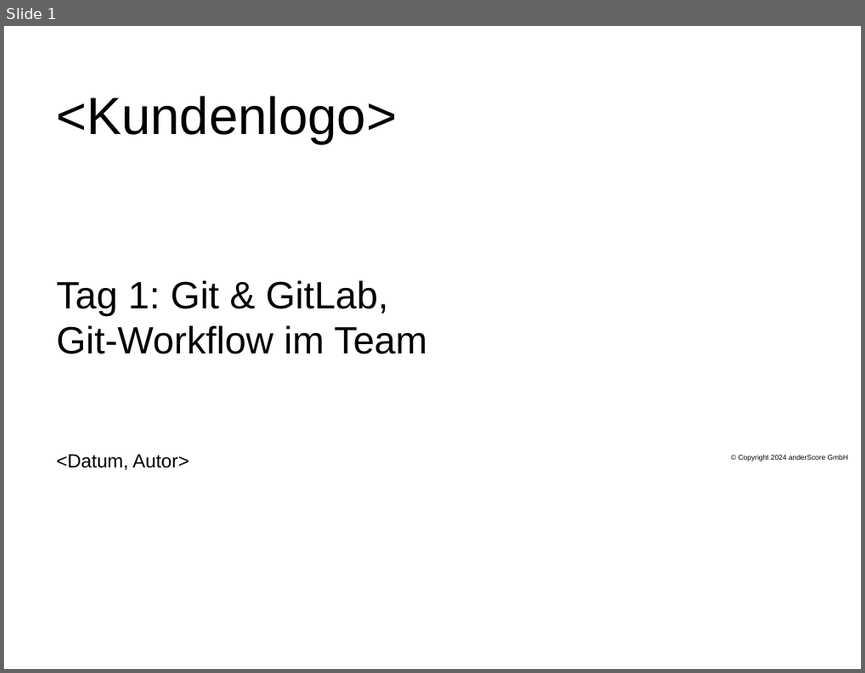
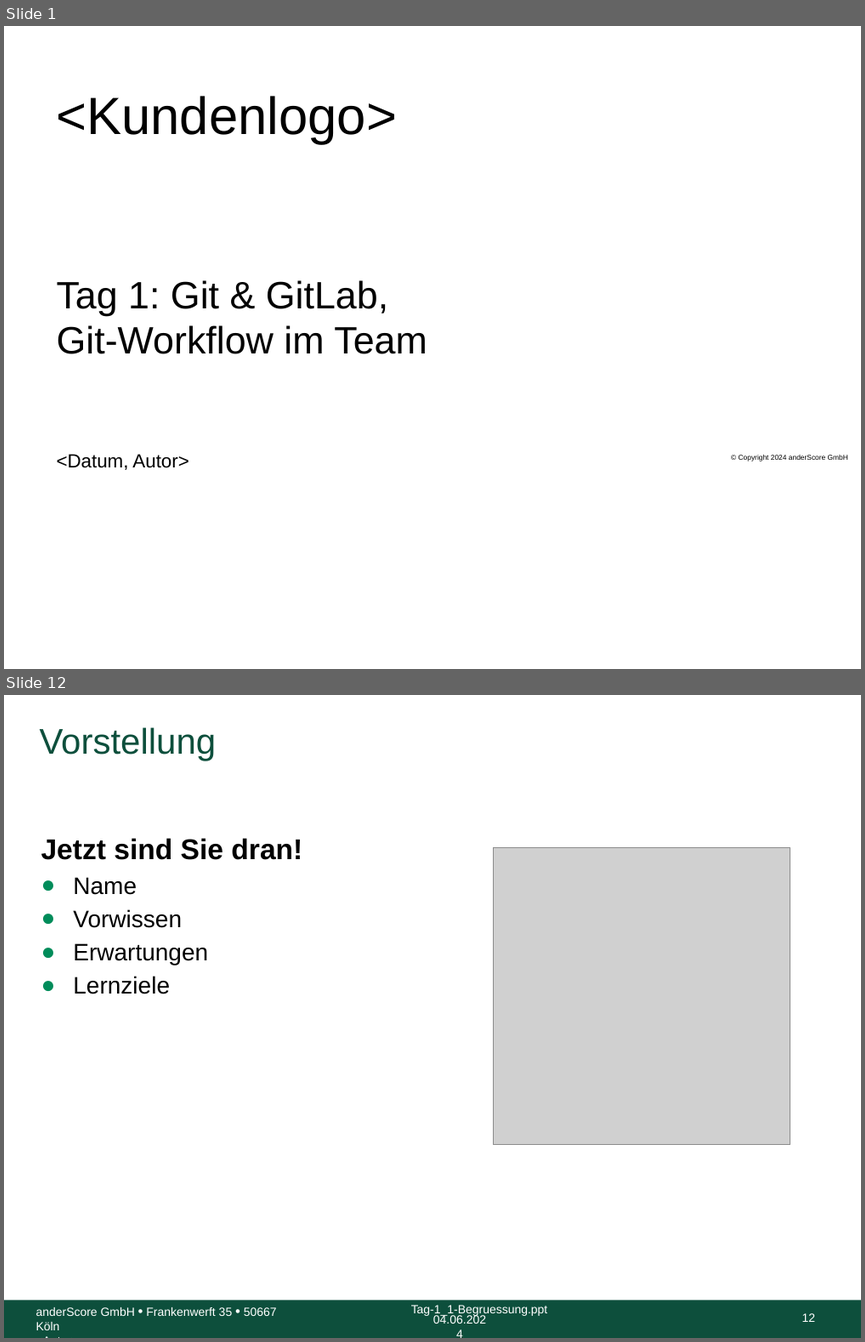
Before and after one commit to anderscore-gmbh/gitlab, a slide deck: slides/Tag-1_1-Begruessung.pptx. Shown one above the other, each under a label of ours: slide 1 before the commit, slides 1 and 12 after it; the slides between them are not shown. The pictures are 865x673 and 865x1342 pixels, drawn with LibreOffice and Linux fonts; fonts in the diff are those of the drawing; grey boxes stand for pictures; background and template pictures are left out. Boxes give left, top, right and bottom in pixels: in the first picture for what was removed or moved away, otherwise in the second. Text is boxed around its words. In the diff, an @@ line names an element or a change of style, - is before the commit and + after.

Commit message:
Tag-1_1: Inhalt und Ziel, Agenda, Zeitplan (mit TODOs), Organisation, Literatur und Vorstellung.

```diff
--- a/slides/Tag-1_1-Begruessung.pptx
+++ b/slides/Tag-1_1-Begruessung.pptx
@@ slide 12 added at <box>4,695,861,1338</box>, background #FFFFFF @@
@@ title added at <box>40,727,216,760</box>, 30 pt, text #0D4F3C @@
+Vorstellung
@@ text added at <box>41,838,302,994</box>, 20 pt, text #000000 @@
+Jetzt sind Sie dran!
+  ● Name
+  ● Vorwissen
+  ● Erwartungen
+  ● Lernziele
@@ picture added at <box>494,847,789,1144</box> @@
@@ rectangle added at <box>4,1300,861,1338</box>, fill #0D4F3C @@
@@ text added at <box>411,1304,548,1315</box>, 10 pt, text #FFFFFF @@
+Tag-1_1-Begruessung.ppt
@@ text added at <box>36,1307,277,1330</box>, 10 pt, text #FFFFFF @@
+anderScore GmbH • Frankenwerft 35 • 50667 Köln
+<Autor>
@@ text added at <box>433,1314,486,1323</box>, 10 pt, text #FFFFFF @@
+04.06.2024
@@ page number added at <box>802,1313,816,1321</box>, 10 pt, text #FFFFFF @@
+12
```
Also in this commit, not shown: 6 slides changed, 4 other slides added.
